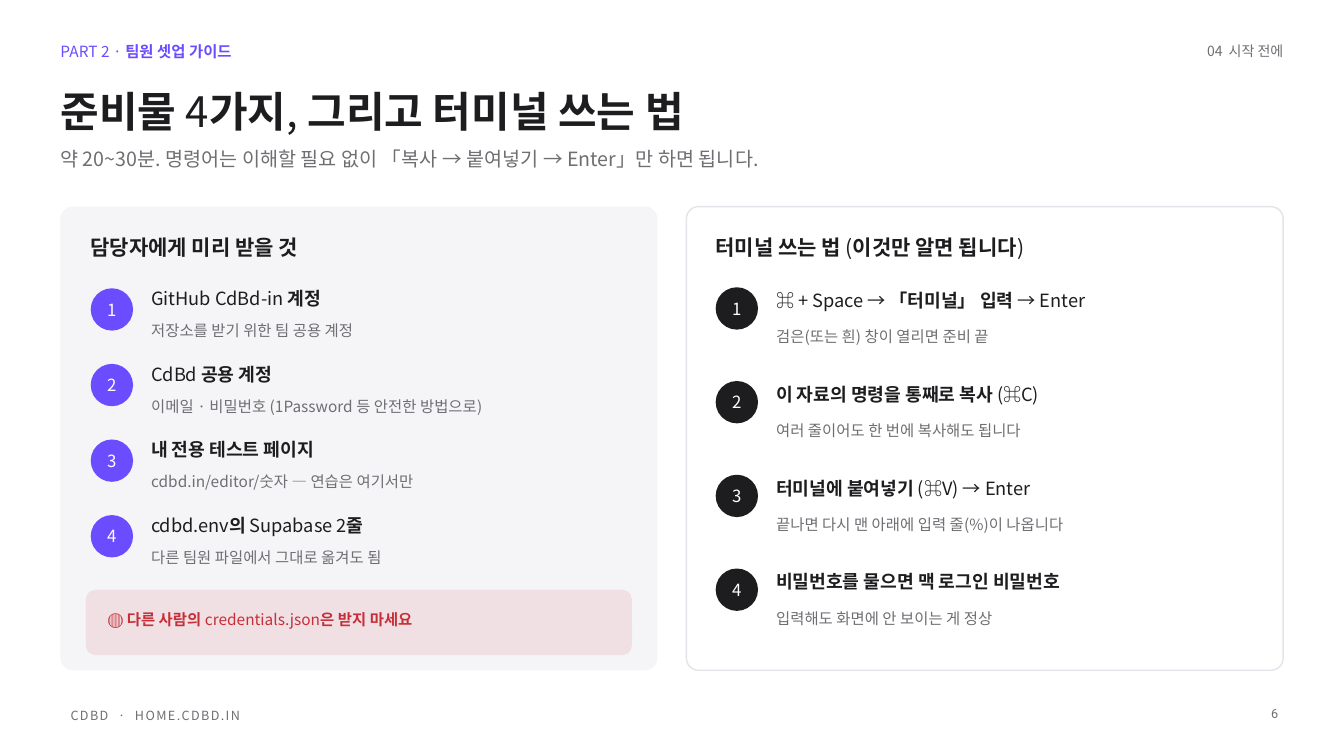
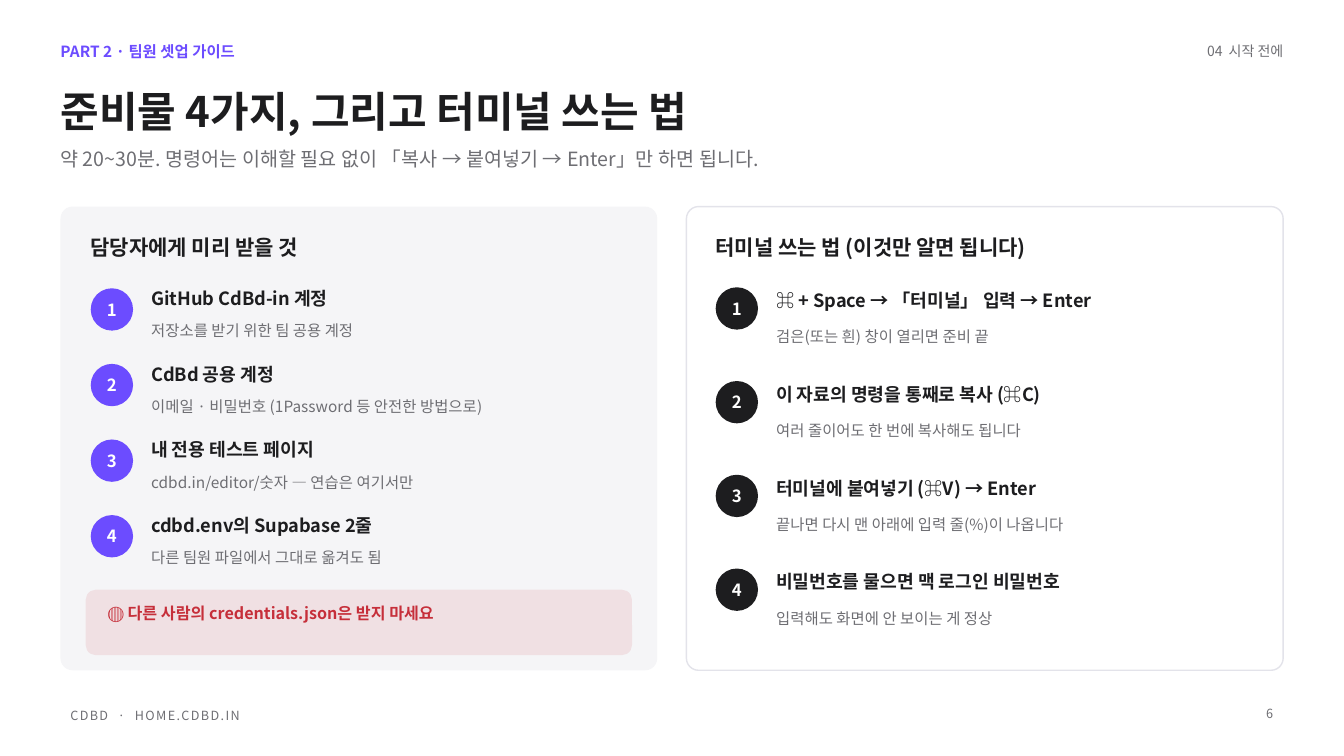
Before and after one commit to CdBd-in/design, a slide deck: slide 6 of _기능별 경로 가이드 — 결과 보고 발표 (2026-10-02).pptx. Drawn at 1344x756 pixels with LibreOffice and Linux fonts; fonts in the diff are those of the drawing. Boxes give left, top, right and bottom in pixels: in the first picture for what was removed or moved away, otherwise in the second. Text is boxed around its words. In the diff, an @@ line names an element or a change of style, - is before the commit and + after.

```diff
--- a/_기능별 경로 가이드 — 결과 보고 발표 (2026-10-02).pptx
+++ b/_기능별 경로 가이드 — 결과 보고 발표 (2026-10-02).pptx
@@ text "PART 2 · 팀원 셋업 ..." at (x1=60, y1=44, x2=235, y2=59): font Roboto to Noto Sans CJK KR in "팀원 셋업 가이드"; bold on in "PART 2 ·" @@
@@ title "준비물 4가지, 그리고 터미널 쓰는 ..." at (x1=60, y1=91, x2=688, y2=136): font Roboto to Noto Sans CJK KR in "준비물 4가지, 그리고 터미널 쓰는 법"; bold on in "4가지," @@
@@ text "GitHub CdBd-in 계정" at (x1=151, y1=289, x2=327, y2=307): font Roboto to Noto Sans CJK KR in "계정"; bold on in "GitHub CdBd-in" @@
@@ bold on in 6 elements at (x1=732, y1=489, x2=742, y2=503), (x1=732, y1=583, x2=742, y2=596), (x1=107, y1=303, x2=117, y2=316), (x1=107, y1=454, x2=117, y2=467), (x1=107, y1=529, x2=117, y2=542), (x1=732, y1=302, x2=742, y2=315) @@
@@ text "⌘ + Space → 「터미널」 ..." at (x1=813, y1=291, x2=1092, y2=311): font Roboto to Noto Sans CJK KR in "「터미널」 입력"; bold on in "⌘ + Space → → Enter" @@
@@ text "검은(또는 흰) 창이 열리면 준비 ..." at (x1=776, y1=329, x2=989, y2=345): font Roboto to Noto Sans CJK KR in "검은(또는 흰) 창이 열리면 준비 끝" @@
@@ text "CdBd 공용 계정" at (x1=151, y1=365, x2=273, y2=383): font Roboto to Noto Sans CJK KR in "공용 계정"; bold on in "CdBd" @@
@@ text "이 자료의 명령을 통째로 복사 ..." at (x1=776, y1=385, x2=1041, y2=405): font Roboto to Noto Sans CJK KR in "이 자료의 명령을 통째로 복사"; bold on in "(⌘C)" @@
@@ text "cdbd.in/editor/숫자 — 연습은 여기서만" at (x1=151, y1=475, x2=414, y2=491): font Roboto to Noto Sans CJK KR in "cdbd.in/editor/숫자 연습은 여기서만" @@
@@ text "터미널에 붙여넣기 (⌘V) → Enter" at (x1=776, y1=479, x2=1036, y2=499): font Roboto to Noto Sans CJK KR in "터미널에 붙여넣기"; bold on in "(⌘V) → Enter" @@
@@ text "cdbd.env의 Supabase 2줄" at (x1=151, y1=516, x2=372, y2=536): font Roboto to Noto Sans CJK KR in "cdbd.env의 2줄"; bold on in "cdbd.env의 Supabase 2줄" @@
@@ text "끝나면 다시 맨 아래에 입력 ..." at (x1=776, y1=517, x2=1063, y2=533): font Roboto to Noto Sans CJK KR in "끝나면 다시 맨 아래에 입력 줄(%)이 나옵니다" @@
@@ text "🔴 다른 사람의 credentials.json은 받지 ..." moved from (x1=127, y1=612, x2=413, y2=629) to (x1=128, y1=605, x2=433, y2=623) @@
@@ text "🔴 다른 사람의 credentials.json은 받지 ..." at (x1=128, y1=605, x2=433, y2=623): size 11 to 11.5 pt; font Roboto to Noto Sans CJK KR in "🔴 다른 사람의 credentials.json은 받지 마세요"; bold on in "credentials.json은" @@
@@ font Roboto to Noto Sans CJK KR in 5 elements at (x1=151, y1=323, x2=353, y2=337), (x1=151, y1=550, x2=382, y2=564), (x1=776, y1=423, x2=1021, y2=437), (x1=776, y1=611, x2=992, y2=625), (x1=1266, y1=708, x2=1273, y2=718) @@
```
Also in this commit, not shown: 19 other slides changed, 2 slides added.
